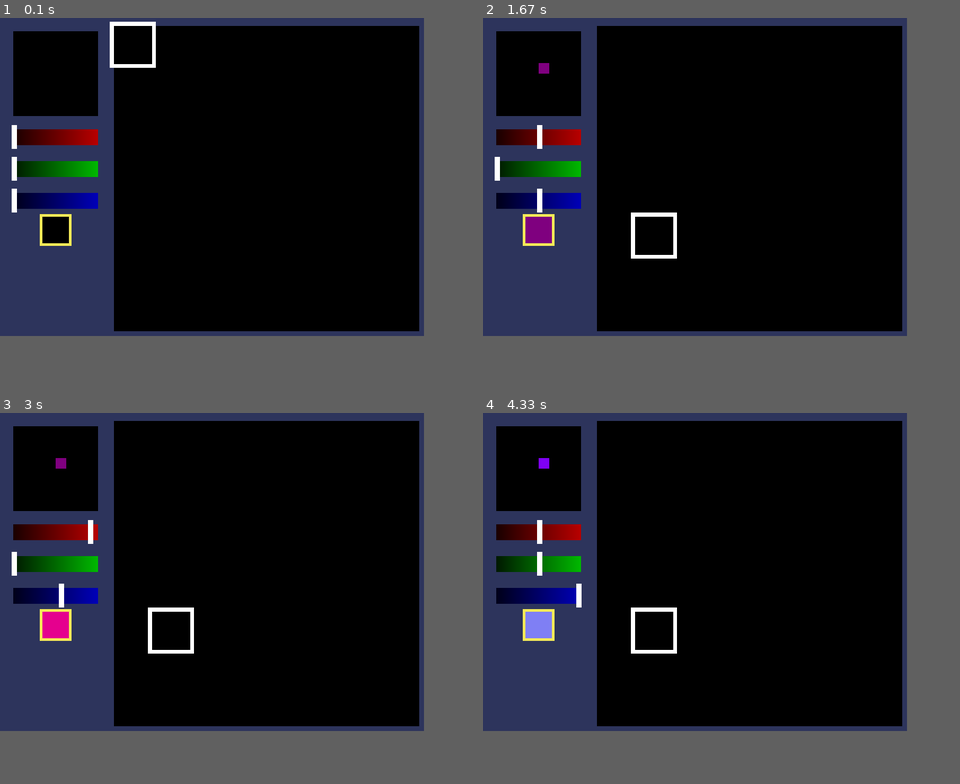
Above: before the commit, frames 1-4 (two rows, left to right).
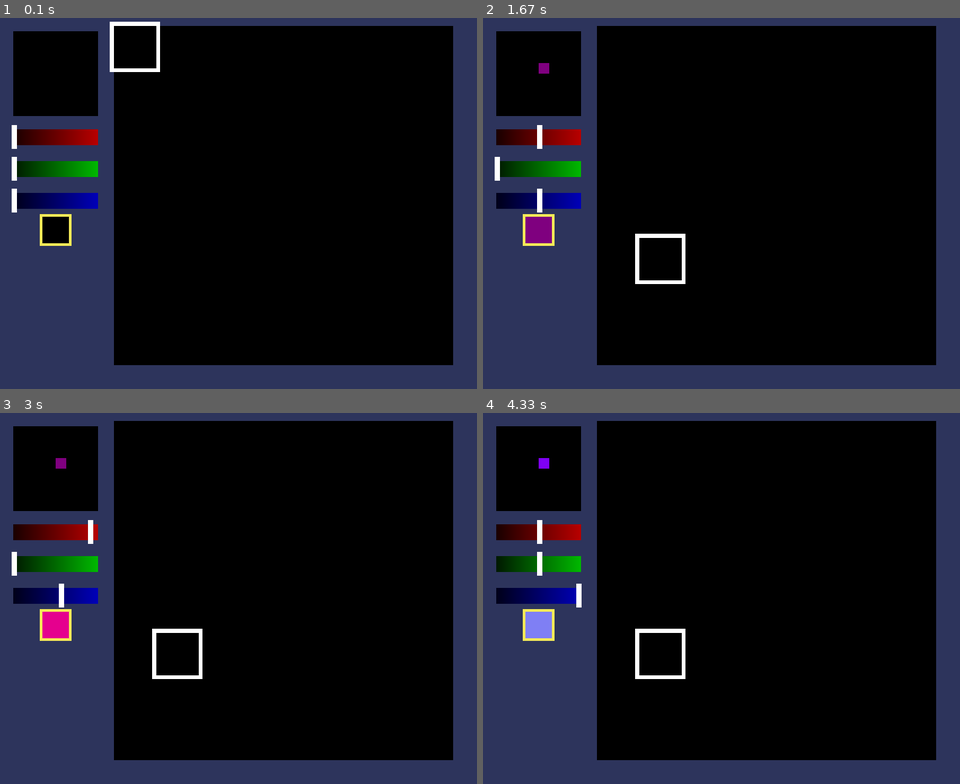
Above: after the commit, the same moments.

Repository: sharkenbear/pygame_projects
Game: pygame game, started from sprite_map_maker.py
The game is run twice, just before and just after one commit, with the same random seed, the same clock (stepped at 60 frames per second) and the same inputs.
Inputs (mouse positions are in pixels of both pictures, inside the frame that each line leads up to):
- Up to frame 1 (0.1 s): no input
- Up to frame 2 (1.67 s): press the mouse at (540, 136) at 0.37 s; move the mouse to (621, 118) at 0.47 s; release the mouse at (702, 103) at 0.6 s; press the mouse at (540, 199) at 0.7 s; move the mouse to (649, 240) at 0.8 s; release the mouse at (759, 281) at 0.93 s; click (659, 229) at 1.05 s; press the mouse at (540, 73) at 1.37 s; move the mouse to (578, 196) at 1.47 s; release the mouse at (616, 318) at 1.6 s
- Up to frame 3 (3 s): press the mouse at (57, 594) at 1.7 s; move the mouse to (66, 639) at 1.8 s; release the mouse at (76, 683) at 1.93 s; press the mouse at (57, 594) at 2.03 s; move the mouse to (57, 646) at 2.13 s; release the mouse at (57, 702) at 2.27 s; press the mouse at (57, 594) at 2.37 s; move the mouse to (57, 613) at 2.47 s; release the mouse at (62, 628) at 2.6 s; press the mouse at (57, 531) at 2.7 s; move the mouse to (90, 516) at 2.8 s; release the mouse at (124, 502) at 2.93 s
- Up to frame 4 (4.33 s): press the mouse at (540, 594) at 3.03 s; move the mouse to (559, 531) at 3.13 s; release the mouse at (578, 468) at 3.27 s; press the mouse at (540, 531) at 3.37 s; move the mouse to (640, 613) at 3.47 s; release the mouse at (740, 698) at 3.6 s; press the mouse at (540, 468) at 3.7 s; move the mouse to (716, 553) at 3.8 s; release the mouse at (893, 643) at 3.93 s; press the mouse at (540, 565) at 4.03 s; move the mouse to (673, 553) at 4.13 s; release the mouse at (802, 546) at 4.27 s
In our replay, the window is 800x600 before the commit and 900x700 after it. These sizes can differ from the game's own. Grey fills any space a smaller window leaves; there, only what the larger window draws over its background counts as a difference.

The runs differ from the first frame. In frame 1, 13% of the frame differs, in the area x 23-95%, y 1-94%; in frame 2, 13%, in the area x 23-95%, y 2-94%; in frame 3, 13%; in frame 4, 13%.

Commit message:
how do i turn off the annoying red triangles ):(

Diff:
--- a/sprite_map_maker.py
+++ b/sprite_map_maker.py
@@ -10,6 +10,8 @@
             if grid[row][col] == False:
                 if not defined:
                     true_rectxy = None
+                    # (screen, (0-8 * 20) + 25, 0-8 * 20 + 15, the colour black, 20, 20)
+                    # draws 80 by 80 rects
                 draw_rect(screen, row*grid_length+deepness, col * grid_length + steepness, (0, 0, 0), grid_length, grid_length)
             else:
                 # draws a box around the currently selected position
@@ -24,8 +26,8 @@
 def display_side_grid(grid, grid_length, deepness, screen, steepness):
     for row in range(0, 8):
         for col in range(0, 8):
+            # draws 20 by 20 rects
             draw_rect(screen, row*grid_length+deepness, col * grid_length + steepness, grid[row][col], grid_length, grid_length)
-
 def get_grid_rects(grid, grid_length, deepness):
     for row in range(0, 8):
         for column in range(0, 8):
@@ -98,8 +100,8 @@
 
     # foldable list of general variables
     if True:
-        screen_width = 800
-        screen_height = 600
+        screen_width = 900
+        screen_height = 700
         screen = pygame.display.set_mode((screen_width, screen_height))
 
         # defines the colour slider variables
@@ -202,7 +204,7 @@
         slider_red_pos, slider_green_pos, slider_blue_pos, current_colour = draw_colour_bar(slider_red_pos, slider_green_pos, slider_blue_pos, current_colour, mouse_pos, colour_change, screen)
 
         # draws the main grid
-        true_rectxy_tuple = display_full_grid(grid_full, full_grid_length * 9, 215, screen, 15)
+        true_rectxy_tuple = display_full_grid(grid_full, full_grid_length * 10, 215, screen, 15)
 
         # draws the grid on the side of the screen
         display_side_grid(colour_side_grid, side_grid_length * 2.5, 25, screen, 25)
